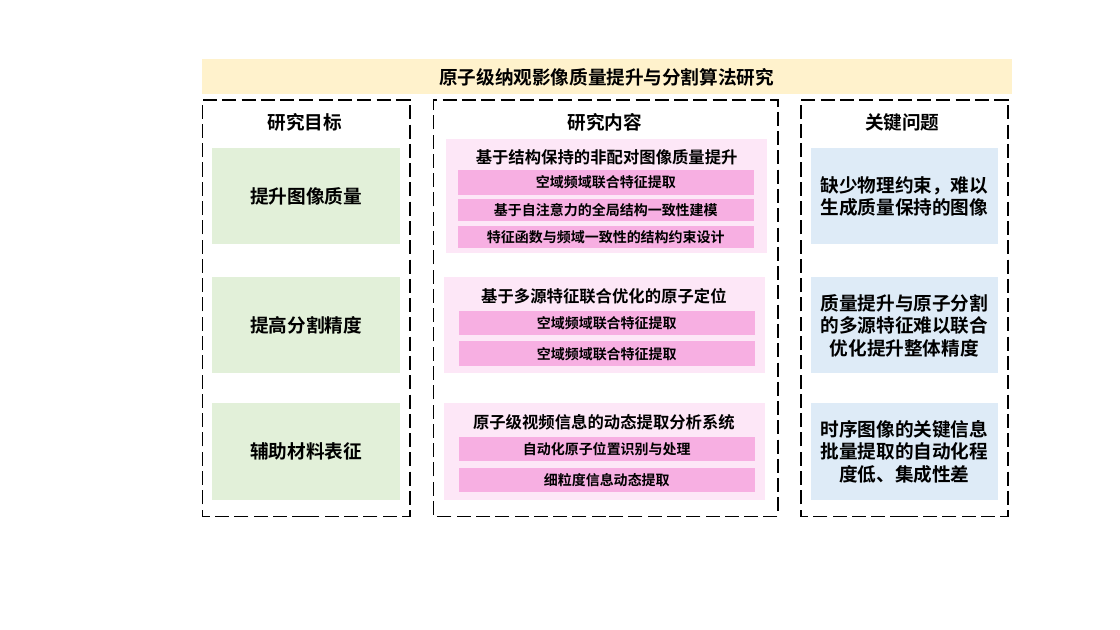
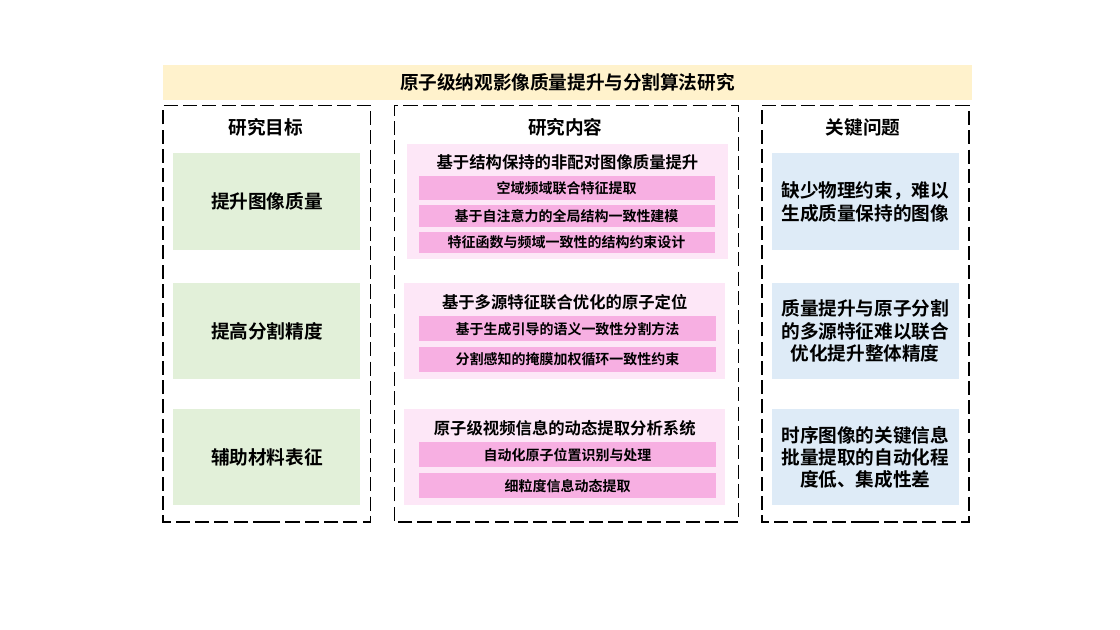
Before and after one commit to yifannnz/Master-Paper-Project, a slide deck: slide 1 of 插图/figures.pptx. Drawn at 1120x630 pixels with LibreOffice and Linux fonts; fonts in the diff are those of the drawing. Boxes give left, top, right and bottom in pixels: in the first picture for what was removed or moved away, otherwise in the second. Text is boxed around its words. In the diff, an @@ line names an element or a change of style, - is before the commit and + after.

```diff
--- a/插图/figures.pptx
+++ b/插图/figures.pptx
@@ 20 rectangles, 3 texts: place and size @@
-20 rectangles, 3 texts at box(202, 60, 1012, 517)
+20 rectangles, 3 texts at box(163, 66, 972, 523)
@@ text in rectangle at box(456, 322, 680, 336): text changed @@
-空域频域联合特征提取
+基于生成引导的语义一致性分割方法
@@ text in rectangle at box(456, 352, 680, 366): text changed @@
-空域频域联合特征提取
+分割感知的掩膜加权循环一致性约束
```
Also in this commit, not shown: 1 slide added, 11 other files.
